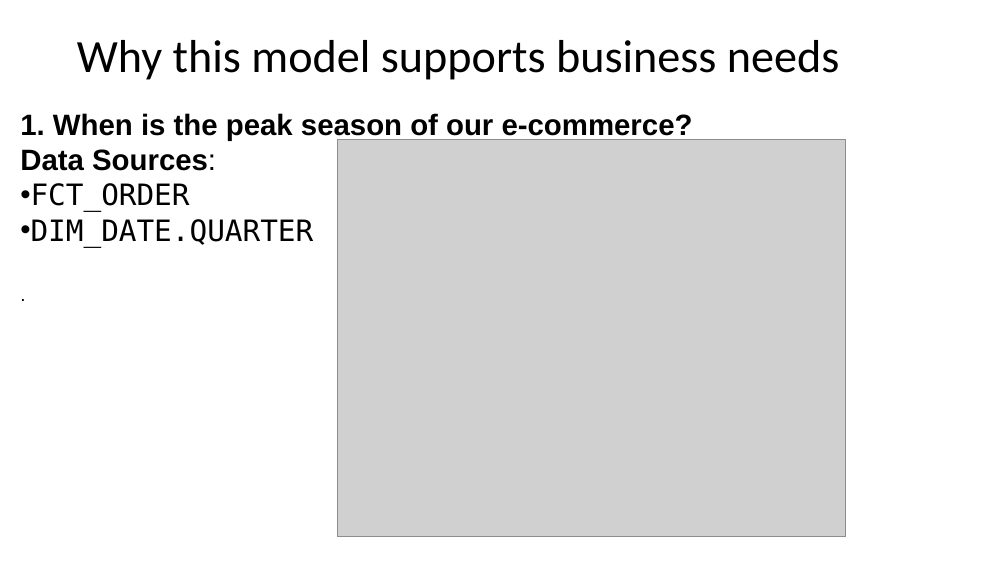
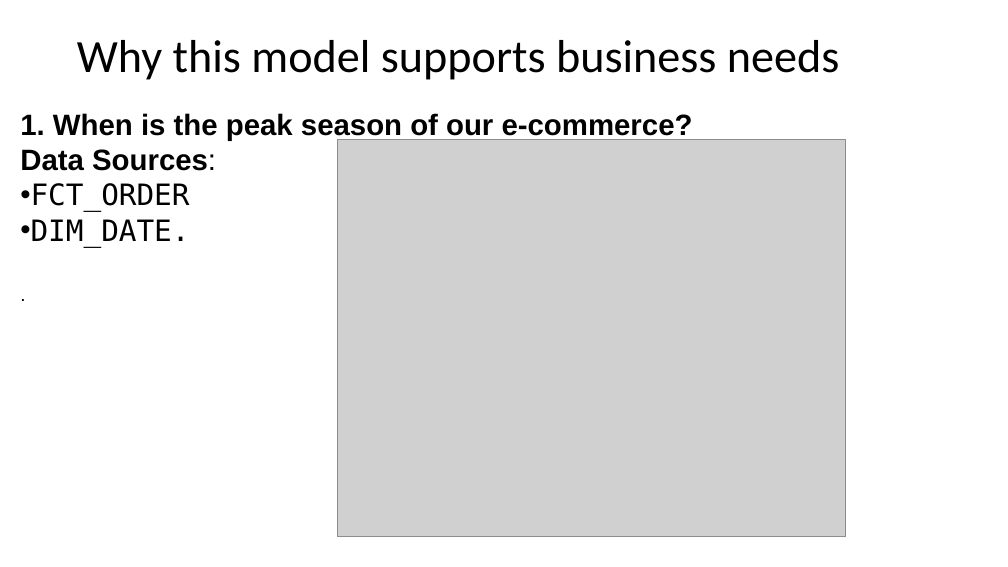
Before and after one commit to AbdulRahmanMohammedEid/E-commerce-Data-Warehouse, a slide deck: slide 27 of e commerce presentation.pptx (slide 33 before the commit). Drawn at 1008x567 pixels with LibreOffice and Linux fonts; fonts in the diff are those of the drawing; grey boxes stand for pictures. Boxes give left, top, right and bottom in pixels: in the first picture for what was removed or moved away, otherwise in the second. Text is boxed around its words. In the diff, an @@ line names an element or a change of style, - is before the commit and + after.

```diff
--- a/e commerce presentation.pptx
+++ b/e commerce presentation.pptx
@@ text at (31,219,190,247): text changed @@
-• DIM_DATE.QUARTER
+• DIM_DATE.
```
Also in this commit, not shown: 1 other slide changed, 7 slides added, 13 slides removed.
